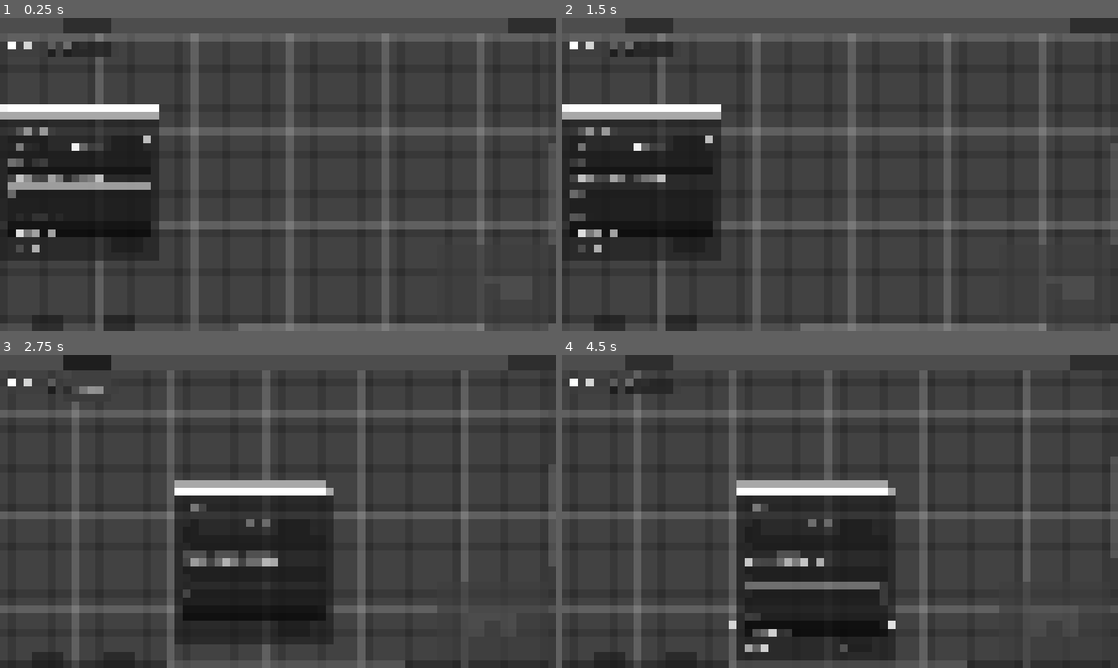
Above: before the commit, frames 1-4 (two rows, left to right).
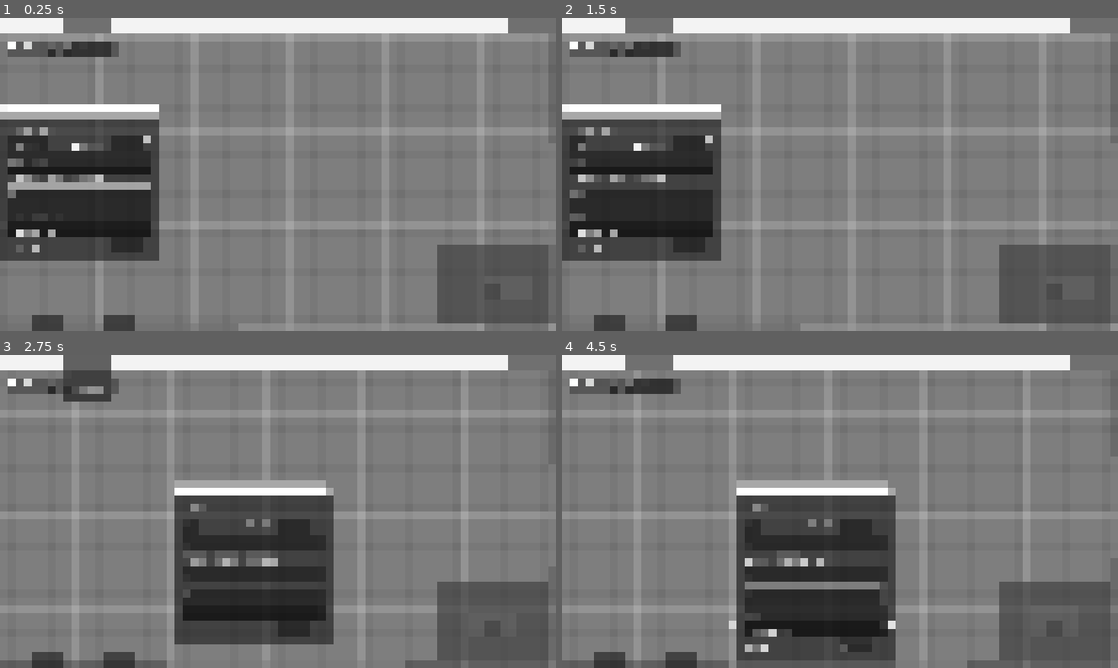
Above: after the commit, the same moments.

Repository: Roboticy3/Louder
Game: Godot game, scene res://entities/editor.tscn
Same seed, same stepped clock (60 frames per second), same inputs: the game is played once before the commit and once after it. The engine's default icon, where the game draws it, is replaced by a stand-in: a white triangle on a blue panel in a dark square.
Inputs (mouse positions are in pixels of both pictures, inside the frame that each line leads up to):
- Up to frame 1 (0.25 s): no input
- Up to frame 2 (1.5 s): click (589, 143) at 0.52 s; type "12" at 0.6 s; click (639, 161) at 0.75 s; type "12" at 0.83 s; click (639, 196) at 0.98 s; type "12" at 1.07 s; click (639, 215) at 1.27 s; type "Alex" at 1.35 s
- Up to frame 3 (2.75 s): click (50, 661) at 1.5 s; type "12" at 1.58 s; click (116, 661) at 1.73 s; type "12" at 1.82 s; click "hub" at 2 s
- Up to frame 4 (4.5 s): click "Auto" at 2.75 s; click "Private" at 3.5 s; click (812, 608) at 4.27 s; type "12" at 4.35 s

The runs differ from the first frame. In frame 1, 81% of the frame differs, in the area x 0-100%, y 0-100%; in frame 2, 81%; in frame 3, 80%; in frame 4, 78%.

Commit message:
refine instructions for the minimal example

Diff:
--- a/editor/demos/conversations/jail.json
+++ b/editor/demos/conversations/jail.json
@@ -5,6 +5,7 @@
 		"position_offset:x": "80.0",
 		"position_offset:y": "180.0",
 		"speaker": "Freya",
+		"tags": "start",
 		"text": "\"Are you willing to identify yourself?\"",
 		"type": "hub"
 	},
@@ -13,7 +14,7 @@
 		"position_offset:x": "-240.0",
 		"position_offset:y": "-600.0",
 		"speaker": "Note",
-		"text": "Conversation between Freya and Benjamin in the jail",
+		"text": "Conversation between Freya and Benjamin in the jail. Start is tagged \"start\"",
 		"type": "hub"
 	},
 	{
@@ -190,14 +191,6 @@
 		"type": "hub"
 	},
 	{
-		"conversation_id": "23",
-		"position_offset:x": "500.0",
-		"position_offset:y": "-1940.0",
-		"speaker": "Note",
-		"text": "Success",
-		"type": "hub"
-	},
-	{
 		"conversation_id": "25",
 		"position_offset:x": "500.0",
 		"position_offset:y": "-1220.0",
@@ -206,6 +199,114 @@
 		"type": "hub"
 	},
 	{
+		"_private": true,
+		"choices": "5",
+		"conversation_id": "26",
+		"position_offset:x": "2360.0",
+		"position_offset:y": "240.0",
+		"recipients": "Benjamin",
+		"speaker": "Freya",
+		"text": "She looks up from her paperwork. She doesn't realize that her attention has changed. You are a curiosity, and may be able to use that to your advantage.",
+		"type": "hub"
+	},
+	{
+		"conversation_id": "29",
+		"position_offset:x": "3460.0",
+		"position_offset:y": "-620.0",
+		"speaker": "Memory",
+		"text": "Your honorable people look down on you for this infraction. Good. At least you remember something.",
+		"type": "hub"
+	},
+	{
+		"conversation_id": "28",
+		"position_offset:x": "3460.0",
+		"position_offset:y": "-220.0",
+		"speaker": "Benjamin",
+		"text": "\"Yes, the fish men are a nameless species!\"",
+		"type": "hub"
+	},
+	{
+		"conversation_id": "30",
+		"position_offset:x": "2940.0",
+		"position_offset:y": "120.0",
+		"speaker": "Benjamin",
+		"text": "\"Maybe you're right. I'm not sure but, it's possible I never had a name.\"",
+		"type": "hub"
+	},
+	{
+		"conversation_id": "31",
+		"position_offset:x": "4060.0",
+		"position_offset:y": "-320.0",
+		"type": "hub"
+	},
+	{
+		"conversation_id": "32",
+		"position_offset:x": "3860.0",
+		"position_offset:y": "-940.0",
+		"speaker": "Note",
+		"text": "On moving from 26 to 27, Benjamin is routed to 29 and Freya to 28, hiding that Benjamin is lying and giving Benjamin some flavor text. Freya moving from 28 to 31, since the story priority at 31 is greater than or equal to 29, and 31 is visible to Benjamin, moves Benjamin to 31 also.",
+		"type": "hub"
+	},
+	{
+		"auto": true,
+		"choices": "2",
+		"conversation_id": "27",
+		"position_offset:x": "2940.0",
+		"position_offset:y": "-520.0",
+		"speaker": "Benjamin",
+		"text": "\"Yes, the fish men are a nameless species!\" (Lie)",
+		"type": "hub"
+	},
+	{
+		"conversation_id": "23",
+		"position_offset:x": "500.0",
+		"position_offset:y": "-1980.0",
+		"speaker": "Note",
+		"text": "Success. this branch has the most fun with node visibility and control flow.",
+		"type": "hub"
+	},
+	{
+		"conversation_id": "34",
+		"position_offset:x": "2960.0",
+		"position_offset:y": "940.0",
+		"speaker": "Freya",
+		"text": "Test node. This node should not be visible because the node it comes out of is not visible to \"Freya.\"",
+		"type": "hub"
+	},
+	{
+		"conversation_id": "33",
+		"position_offset:x": "3360.0",
+		"position_offset:y": "400.0",
+		"speaker": "Benjamin",
+		"text": "\"No, no. I definitely had a name. I just don't remember. I swear.\"",
+		"type": "hub"
+	},
+	{
+		"auto": true,
+		"conversation_id": "35",
+		"position_offset:x": "3360.0",
+		"position_offset:y": "800.0",
+		"speaker": "Benjamin",
+		"text": "(Make up a name.)",
+		"type": "hub"
+	},
+	{
+		"conversation_id": "36",
+		"position_offset:x": "-636.333312988281",
+		"position_offset:y": "-1496.46520996094",
+		"speaker": "Note",
+		"text": "This conversation is unfinished. That is intentional.",
+		"type": "hub"
+	},
+	{
+		"conversation_id": "37",
+		"position_offset:x": "3732.80078125",
+		"position_offset:y": "697.241394042969",
+		"speaker": "Note",
+		"text": "35 has no exit. Getting stuck in an auto node should be caught as an error and displayed to the user.",
+		"type": "hub"
+	},
+	{
 		"from_id": "0",
 		"from_port": 0,
 		"to_id": "3",
@@ -254,6 +355,18 @@
 		"type": "connection"
 	},
 	{
+		"from_id": "12",
+		"from_port": 0,
+		"to_id": "26",
+		"type": "connection"
+	},
+	{
+		"from_id": "13",
+		"from_port": 0,
+		"to_id": "26",
+		"type": "connection"
+	},
+	{
 		"from_id": "14",
 		"from_port": 0,
 		"to_id": "15",
@@ -332,6 +445,54 @@
 		"type": "connection"
 	},
 	{
+		"from_id": "26",
+		"from_port": 0,
+		"to_id": "27",
+		"type": "connection"
+	},
+	{
+		"from_id": "26",
+		"from_port": 1,
+		"to_id": "30",
+		"type": "connection"
+	},
+	{
+		"from_id": "26",
+		"from_port": 2,
+		"to_id": "33",
+		"type": "connection"
+	},
+	{
+		"from_id": "26",
+		"from_port": 3,
+		"to_id": "35",
+		"type": "connection"
+	},
+	{
+		"from_id": "26",
+		"from_port": 4,
+		"to_id": "34",
+		"type": "connection"
+	},
+	{
+		"from_id": "27",
+		"from_port": 0,
+		"to_id": "29",
+		"type": "connection"
+	},
+	{
+		"from_id": "27",
+		"from_port": 1,
+		"to_id": "28",
+		"type": "connection"
+	},
+	{
+		"from_id": "28",
+		"from_port": 0,
+		"to_id": "31",
+		"type": "connection"
+	},
+	{
 		"from_id": "3",
 		"from_port": 0,
 		"to_id": "21",
@@ -380,9 +541,9 @@
 		"type": "connection"
 	},
 	{
-		"position:x": "171.449157714844",
-		"position:y": "-1398.73071289063",
+		"position:x": "-628.147094726563",
+		"position:y": "-746.47021484375",
 		"type": "camera",
-		"zoom": "0.90909057855606"
+		"zoom": "0.38554298877716"
 	}
 ]
--- a/editor/entities/editor.tscn
+++ b/editor/entities/editor.tscn
@@ -137,6 +137,12 @@
 NodePath("ChoicesSection/CheckBox"): true
 }
 
+[node name="tags" parent="Control/GridContainer/GraphEdit/Hub/TextSectionWrapper/TextSection" parent_id_path=PackedInt32Array(1992437552, 2073740871) index="2" unique_id=327118808]
+delimiter_strings = Array[String](["' '", "\" \""])
+
+[node name="callbacks" parent="Control/GridContainer/GraphEdit/Hub/OtherSection/VBoxContainer" parent_id_path=PackedInt32Array(1992437552, 72269939) index="2" unique_id=1893842039]
+delimiter_strings = Array[String](["' '", "\" \""])
+
 [node name="RichTextLabel" type="RichTextLabel" parent="Control" unique_id=409667951]
 layout_mode = 1
 anchors_preset = 2
--- a/editor/project.godot
+++ b/editor/project.godot
@@ -211,3 +211,4 @@
 rendering_device/driver.windows="d3d12"
 renderer/rendering_method="gl_compatibility"
 renderer/rendering_method.mobile="gl_compatibility"
+environment/defaults/default_clear_color=Color(0.9529412, 0.9529412, 0.9529412, 1)
Not shown, changed: docs/docs/examples/basic_interaction.md
